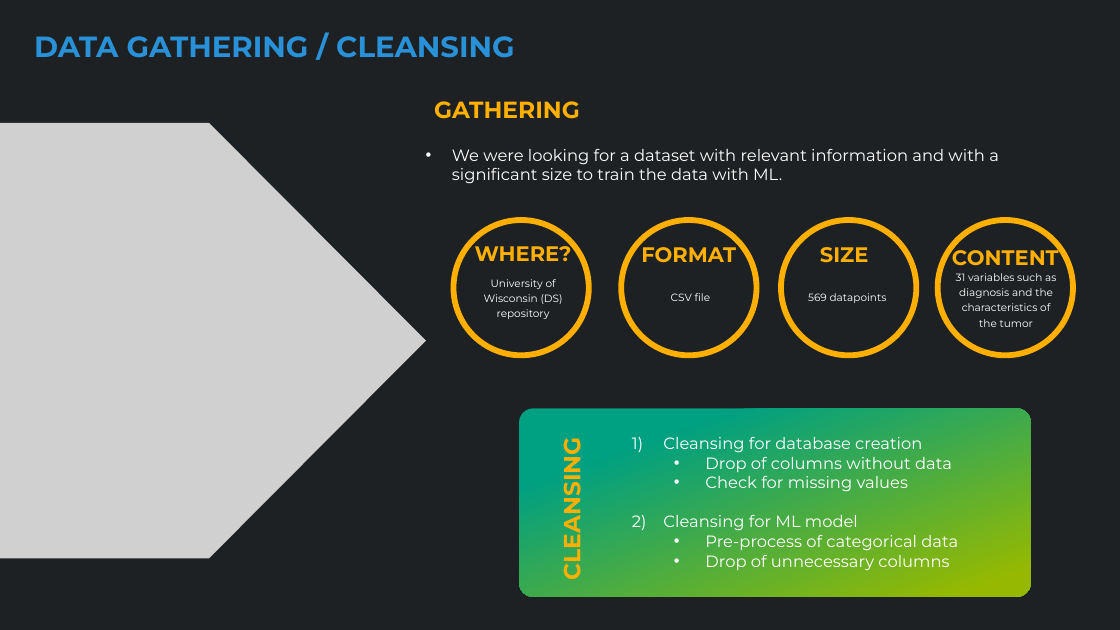
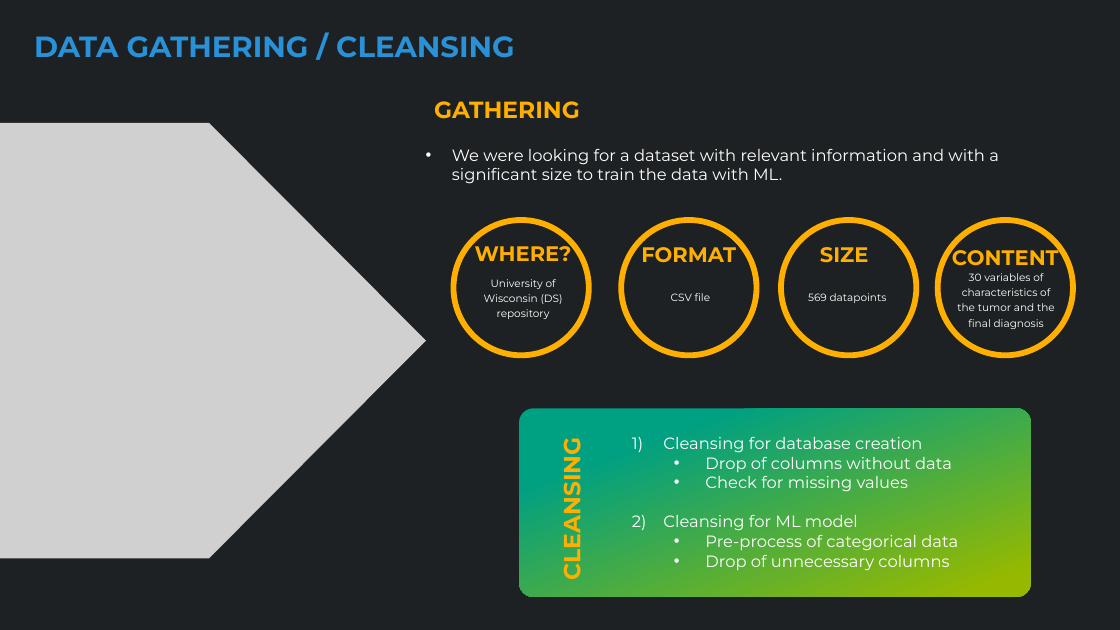
Before and after one commit to MajoGarciaMontes/FINAL-PROJECT, a slide deck: slide 5 of Presentation/Breast cancer ML.pptx. Drawn at 1120x630 pixels with LibreOffice and Linux fonts; fonts in the diff are those of the drawing; grey boxes stand for pictures. Boxes give left, top, right and bottom in pixels: in the first picture for what was removed or moved away, otherwise in the second. Text is boxed around its words. In the diff, an @@ line names an element or a change of style, - is before the commit and + after.

```diff
--- a/Presentation/Breast cancer ML.pptx
+++ b/Presentation/Breast cancer ML.pptx
@@ text at [957,273,1055,329]: text changed @@
-31 variables such as diagnosis and the characteristics of the tumor
+30 variables of characteristics of the tumor and the final diagnosis
```
Also in this commit, not shown: 2 other slides changed.
